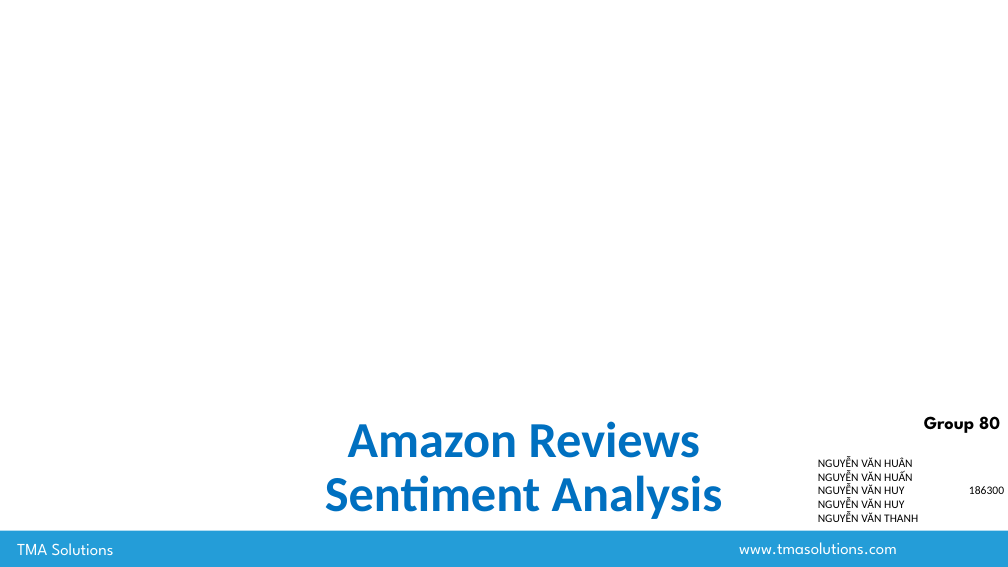
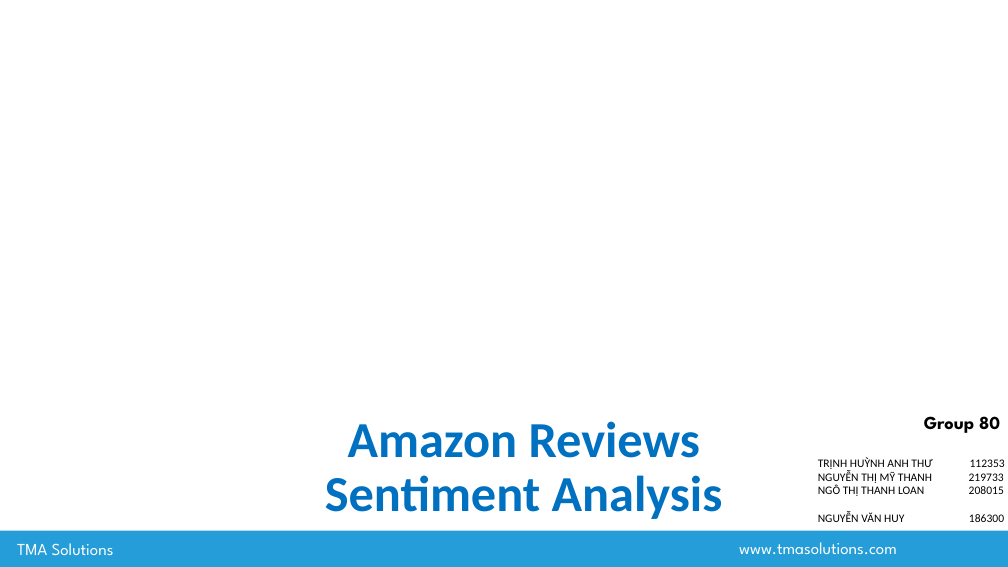
Before and after one commit to nguyenvanhuy0612/DL-1, a slide deck: slide 1 of Workshop-3_AI Advance Training_Group 80.pptx. Drawn at 1008x567 pixels with LibreOffice and Linux fonts; fonts in the diff are those of the drawing; background and template pictures are left out. Boxes give left, top, right and bottom in pixels: in the first picture for what was removed or moved away, otherwise in the second. Text is boxed around its words. In the diff, an @@ line names an element or a change of style, - is before the commit and + after.

Commit message:
update slide

```diff
--- a/Workshop-3_AI Advance Training_Group 80.pptx
+++ b/Workshop-3_AI Advance Training_Group 80.pptx
@@ text at [818,457,1004,496]: text changed @@
-NGUYỄN VĂN HUÂN
-NGUYỄN VĂN HUẤN
+TRỊNH HUỲNH ANH THƯ 112353
+NGUYỄN THỊ MỸ THANH 219733
+NGÔ THỊ THANH LOAN 208015
@@ text at [818,499,918,522]: paragraphs removed @@
-NGUYỄN VĂN HUY
-NGUYỄN VĂN THANH
```
Also in this commit, not shown: 1 slide added.
